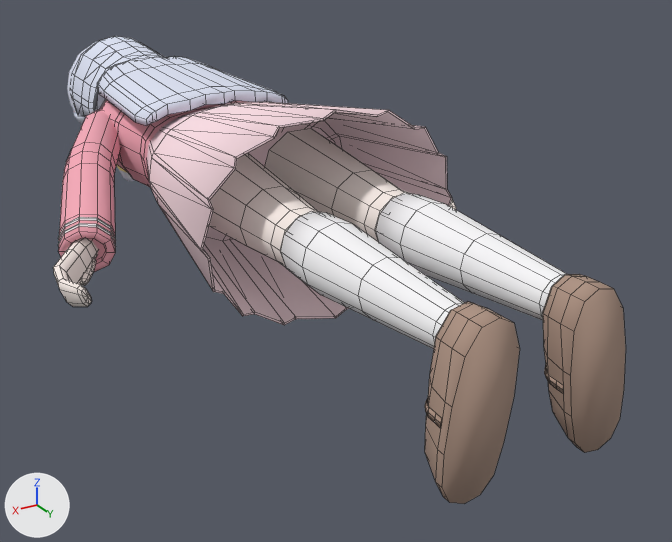
The OBJ model examples/meshes/miki.obj: old version first, new version second.
Camera for both pictures: a 50 mm lens placed at (0.665, 0.659, 0.476), pointed at (-0.103, -0.621, -0.164). Every picture has the same lights, and +X, +Y and +Z are marked at lower left. The older version comes first. Mesh edges are drawn as thin lines on the coarser meshes. Where no turn or scale is listed for an object, it has been applied to the vertices.

Names of what the first picture shows: 'arm_l', 'back_hair', 'blouse', 'legs', 'shoes', 'skirt', 'socks' and 3 more.
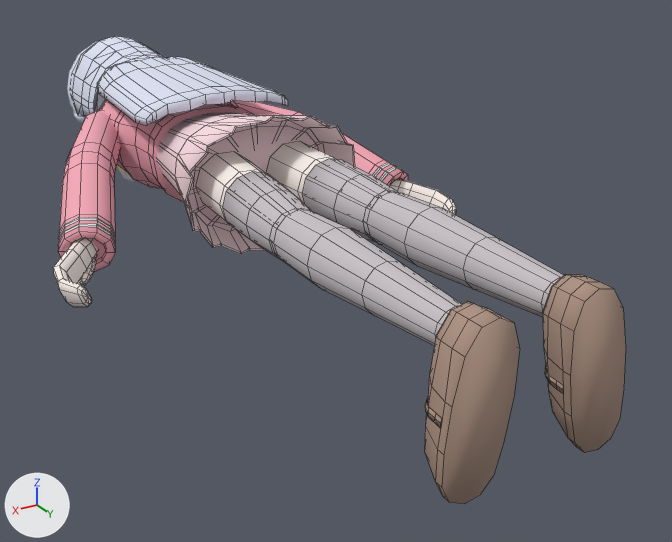
Changed parts and their boxes (x1, y1, x2, y2) in the pictures (672 x 542 px; the box of a moved part takes in the faces that stretch with it):
'skirt', reshaped (35% narrower, 37% shorter): before (147, 102, 452, 325); after (157, 113, 355, 254)
'socks', recoloured, reshaped: before (281, 193, 566, 349); after (272, 192, 564, 346)
'legs', reshaped: before (209, 128, 411, 267); after (196, 141, 335, 222)
'sock_tops', added: after (223, 158, 399, 261)
'blouse', reshaped: before (99, 100, 237, 187); after (99, 100, 254, 202)
part 1 of me_blouse, moved or reshaped: before (118, 101, 237, 187); after (118, 101, 254, 202)
part 2 of me_legs, rebuilt: before (209, 153, 319, 267); after (196, 151, 265, 222)
part 3 of me_legs, rebuilt: before (265, 128, 411, 242); after (265, 141, 335, 204)
part 5 of me_socks, rebuilt: before (281, 211, 464, 349); after (272, 210, 461, 346)
part 6 of me_socks, rebuilt: before (376, 193, 566, 320); after (365, 192, 564, 317)
'arm_r', unchanged, uncovered by the edit: before (236, 101, 456, 210); after (234, 101, 456, 215)

Diff of the bpy script that builds the scene:
```diff
--- a/examples/meshes/miki.obj.py
+++ b/examples/meshes/miki.obj.py
@@ mat_socks @@
 mat_socks = principled_material('socks')
-mat_socks.base_color = (0.949, 0.941, 0.957)  # white #f9f8fa
+mat_socks.base_color = (0.584, 0.541, 0.569)  # light grey #c9c2c7
 mat_socks.roughness = 1.0
@@ me_blouse @@
 # used by ob_blouse; location = (0.0, 0.0, 0.0)
-me_blouse.from_pydata(...)  # 217 vertices, 217 faces; spans x -0.148..0.148, y -1.226..-0.9, z -0.109..0.085
+me_blouse.from_pydata(...)  # 235 vertices, 235 faces; spans x -0.148..0.148, y -1.226..-0.9, z -0.109..0.085
+# me_blouse part 1
+# 1 face is deleted
+# 36 vertices move from x -0.13..0.13, y -0.94..-0.9, z -0.099..0.079 to x -0.11..0.11, y -1.0..-0.94, z -0.103..0.08
+# 18 vertices are added at x -0.113..0.113, y -0.9, z -0.099..0.079
+# 19 new faces join them
 me_blouse.materials.append(mat_uniform)
@@ me_legs @@
 # used by ob_legs; location = (0.0, 0.0, 0.0)
-me_legs.from_pydata(...)  # 120 vertices, 104 faces; spans x -0.15..0.15, y -0.721..-0.369, z -0.065..0.073
+me_legs.from_pydata(...)  # 182 vertices, 182 faces; spans x -0.117..0.117, y -0.723..-0.39, z -0.046..0.053
+# me_legs part 2: the loose piece of 60 vertices spanning x 0.006..0.15, y -0.721..-0.369, z -0.065..0.073 is rebuilt with 91 vertices and now spans x 0.01..0.117, y -0.723..-0.39, z -0.046..0.053
+# me_legs part 3: the loose piece of 60 vertices spanning x -0.15..-0.006, y -0.721..-0.369, z -0.065..0.073 is rebuilt with 91 vertices and now spans x -0.117..-0.01, y -0.723..-0.39, z -0.046..0.053
 me_legs.materials.append(mat_skin)
@@ me_skirt @@
 # used by ob_skirt; location = (0.0, 0.0, 0.0)
-me_skirt.from_pydata(...)  # 210 vertices, 258 faces; spans x -0.215..0.215, y -0.952..-0.45, z -0.158..0.168
+me_skirt.from_pydata(...)  # 210 vertices, 258 faces; spans x -0.16..0.16, y -0.952..-0.64, z -0.112..0.12
+# me_skirt part 4: 206 of 210 vertices moved; they spanned x -0.215..0.215, y -0.95..-0.45, z -0.158..0.168 and now span x -0.16..0.16, y -0.95..-0.64, z -0.112..0.12; mean shift (0.0, -0.059, -0.001); largest move (0.215, -0.45, 0.0) -> (0.16, -0.64, 0.0)
 me_skirt.materials.append(mat_skirt)
@@ me_socks @@
 # used by ob_socks; location = (0.0, 0.0, 0.0)
-me_socks.from_pydata(...)  # 120 vertices, 100 faces; spans x -0.128..0.128, y -0.386..-0.024, z -0.049..0.054
+me_socks.from_pydata(...)  # 194 vertices, 194 faces; spans x -0.122..0.122, y -0.461..-0.024, z -0.042..0.047
+# me_socks part 5: the loose piece of 60 vertices spanning x 0.025..0.128, y -0.386..-0.024, z -0.049..0.054 is rebuilt with 97 vertices and now spans x 0.032..0.122, y -0.461..-0.024, z -0.042..0.047
+# me_socks part 6: the loose piece of 60 vertices spanning x -0.128..-0.025, y -0.386..-0.024, z -0.049..0.054 is rebuilt with 97 vertices and now spans x -0.122..-0.032, y -0.461..-0.024, z -0.042..0.047
 me_socks.materials.append(mat_socks)
@@ me_sock_tops @@
+me_sock_tops.from_pydata(...)  # 146 vertices, 146 faces; spans x -0.12..0.12, y -0.588..-0.384, z -0.049..0.053
+me_sock_tops.polygons.foreach_set('use_smooth', [True] * 146)
+me_sock_tops.materials.append(mat_socks)  # light grey #c9c2c7
@@ ob_sock_tops @@
+ob_sock_tops = bpy.data.objects.new('sock_tops', me_sock_tops)
+ob_sock_tops.location = (0.0, 0.0, 0.0)
```
